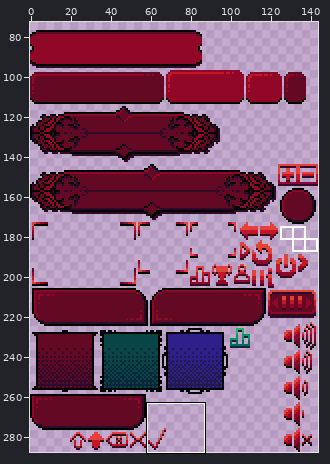
Edited in one commit: pixel-art file (Succubus/Sprites/ButtonsUI.aseprite). Above, an overview of the earlier version with the close-up marked.
Close-up. Before:
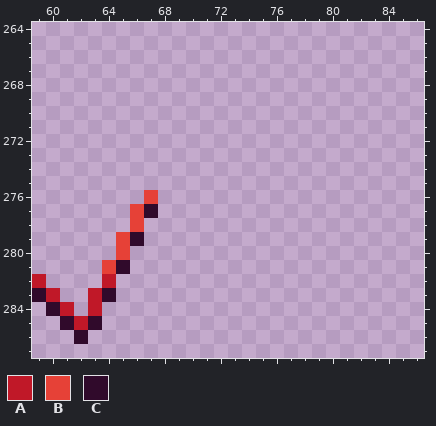
144x288 pixels, 1 frame. Shown: x 59..86, y 264..287. The wide view leaves out empty margins.
Palette (. is transparent): A #c01828  B #e64137  C #300a2b
Pixels before, first column x 59:
276 ........B
277 .......BC
278 .......B.
279 ......BC.
280 ......B..
281 .....BC..
282 A....A...
283 CA..AC...
284 .CA.A....
285 ..CAC....
286 ...C.....
The result:
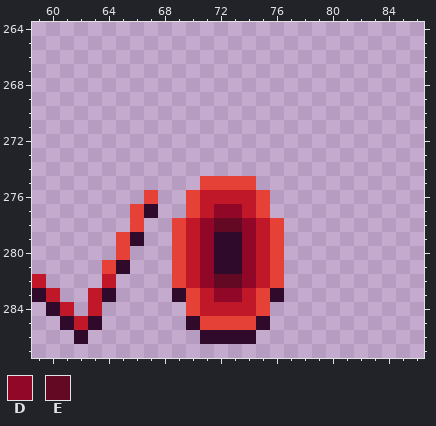
Colours new in this view: D #910728  E #640924
What changed:
Layer "Layer 1":
There is now colour A in row 276 at x 71 to 74; in row 277 at x 71 and 74; in rows 278 to 282 at x 70 and 75; in row 283 at x 71 and 74; in row 284 at x 71 to 74.
There is now colour B in row 275 at x 71 to 74; in rows 276 to 277 at x 70 and 75; in rows 278 to 282 at x 69 and 76; in rows 283 to 284 at x 70 and 75; in row 285 at x 71 to 74.
There is now colour C in rows 279 to 281 at x 72 to 73; in row 283 at x 69 and 76; in row 285 at x 70 and 75; in row 286 at x 71 to 74.
There is now colour D in row 277 at x 72 to 73; in rows 278 to 282 at x 71 and 74; in row 283 at x 72 to 73.
There is now colour E in row 278 at x 72 to 73; in row 282 at x 72 to 73.
Pixel boxes of the changes (left, top, right, bottom) in both close-ups:
added: (172, 176, 284, 344)
